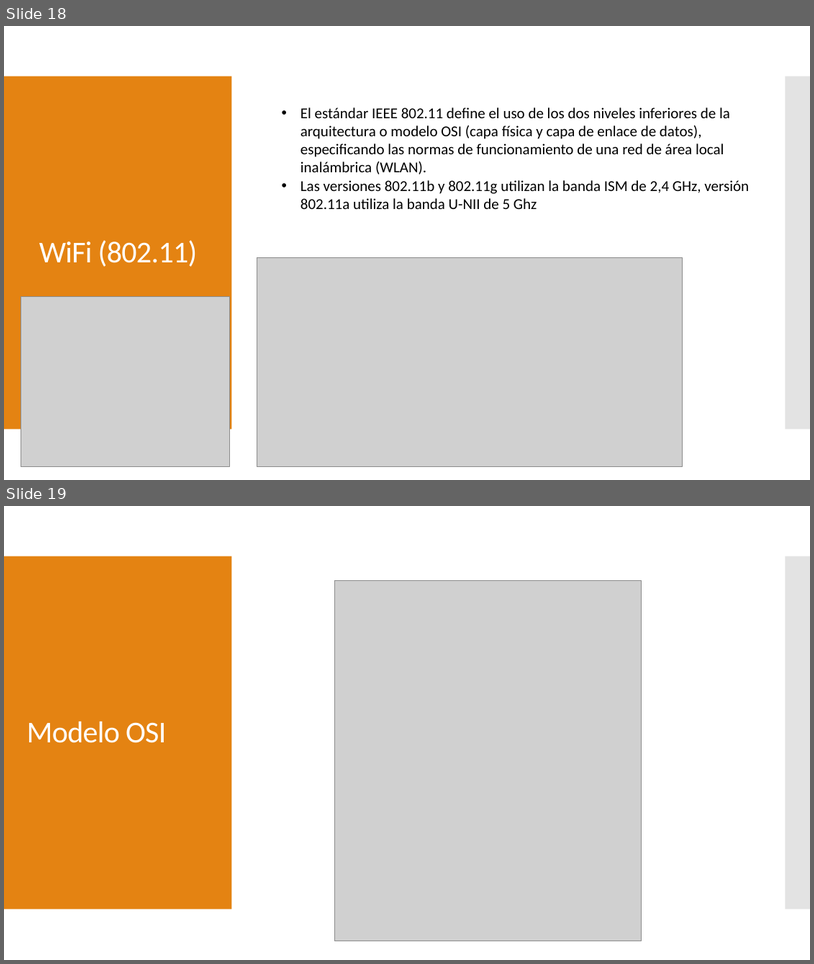
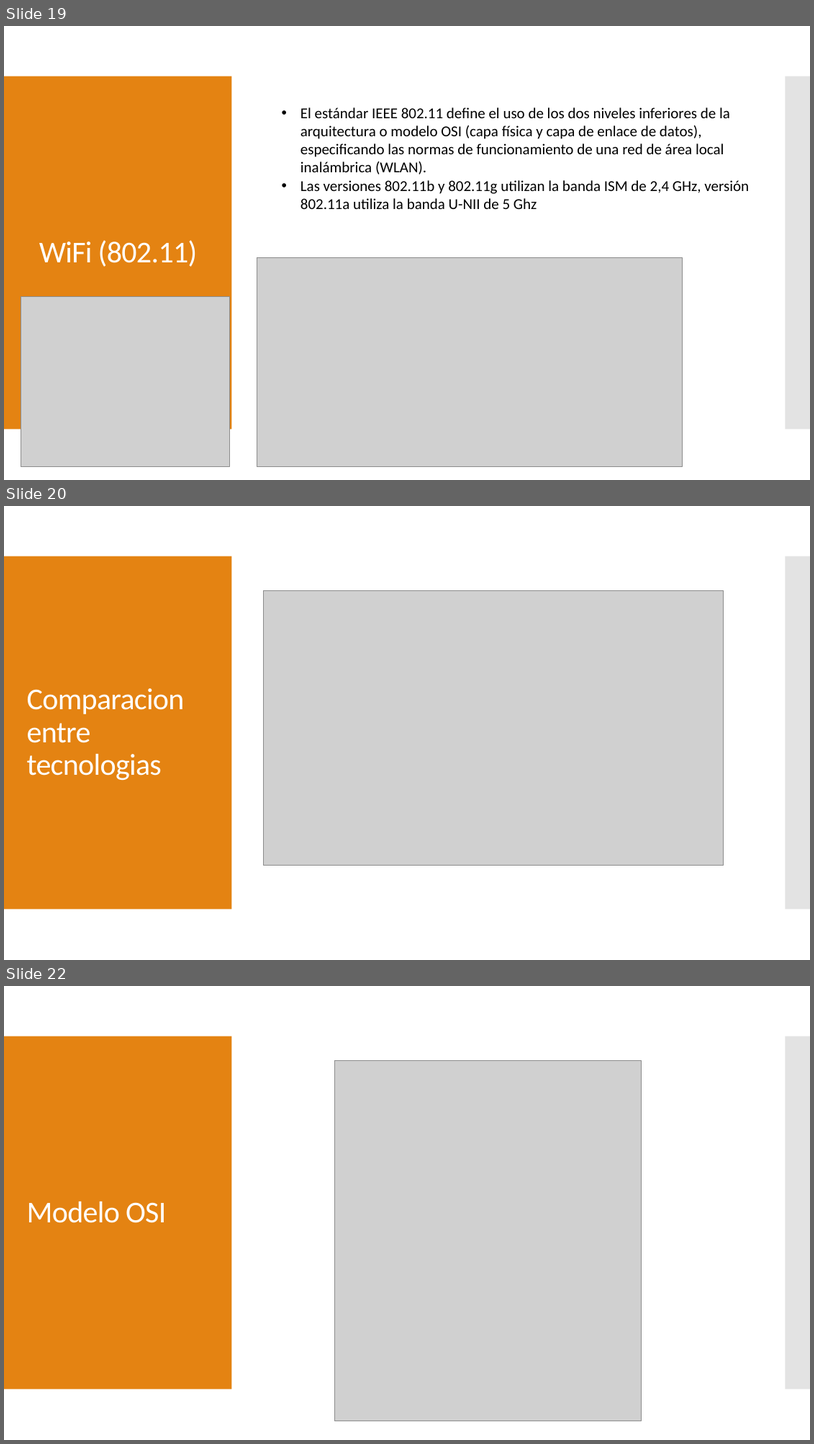
Before and after one commit to markoAntonio1692/curso_iot_universidad_autonoma_2019-i, a slide deck: Clase 1/CLASE 1 IOT.pptx. Shown one above the other, each under a label of ours: slides 18 and 19 before the commit, slides 19, 20 and 22 after it; the slides between them are not shown. The pictures are 814x964 and 814x1444 pixels, drawn with LibreOffice and Linux fonts; fonts in the diff are those of the drawing; grey boxes stand for pictures. Boxes give left, top, right and bottom in pixels: in the first picture for what was removed or moved away, otherwise in the second. Text is boxed around its words. In the diff, an @@ line names an element or a change of style, - is before the commit and + after.

```diff
--- a/Clase 1/CLASE 1 IOT.pptx
+++ b/Clase 1/CLASE 1 IOT.pptx
@@ slide 20 added at [4,506,810,960], background #FFFFFF; not listed: 2 template elements that a slide beside it also shows @@
@@ picture added at [263,591,725,865] @@
@@ title added at [27,688,185,780], 36 pt, text #FFFFFF @@
+Comparacion entre tecnologias
@@ what was slide 18 is now slide 19 @@
@@ what was slide 19 is now slide 22 @@
```
Also in this commit, not shown: 2 other slides added.
